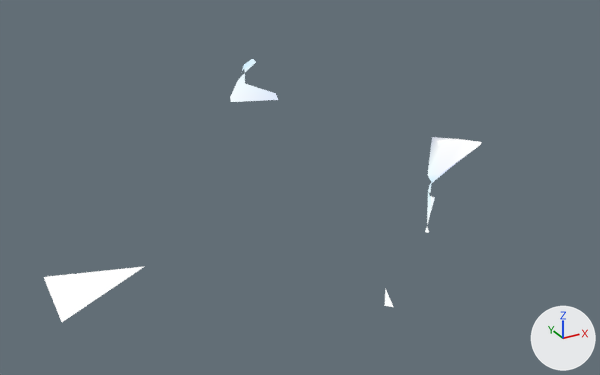
The glTF model TwinInspector/Assets/StreamingAssets/twin_demo/tiles/x-2_y2/lod2.glb: old version first, new version second.
Rendered twice from a 50 mm camera at (-42.46, 9.07, 11.31) aimed at (-33.83, 24.76, 3.47). Lighting does not change. The marker at lower right points along +X, +Y and +Z. The first picture is the older version.
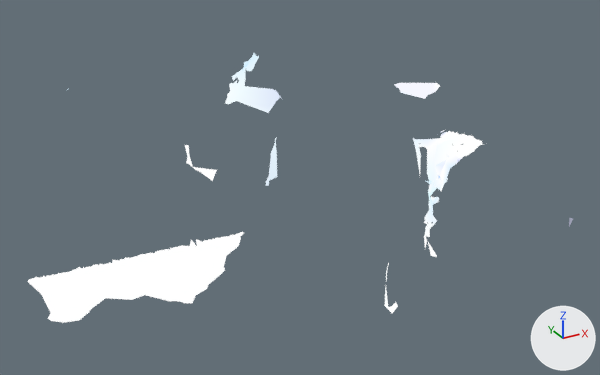
What differs and where, as boxes (x1, y1, x2, y2) in the pictures (600 x 375 px):
'Mesh_0', reshaped (24% wider)
    before: (44, 59, 482, 322)
    after: (28, 53, 573, 323)
part 1 of me_mesh_0, built on
    before: (230, 59, 482, 307)
    after: (225, 53, 483, 313)
part 2 of me_mesh_0, built on
    before: (44, 266, 145, 322)
    after: (28, 232, 244, 323)
part 3 of me_mesh_0, added
    after: (185, 145, 217, 181)

What changed in the scene script:
```text
Change me_mesh_0:
    used by ob_mesh_0; location = (0.0, 0.0, 0.0)
    remove me_mesh_0.from_pydata(...)  # 54 vertices, 64 faces; spans x -39.14..-30.0, y 22.59..29.96, z -0.18..6.05
    add me_mesh_0.from_pydata(...)  # 548 vertices, 639 faces; spans x -39.46..-29.84, y 19.95..30.25, z -0.24..6.73
    me_mesh_0 part 1: 5 vertices moved from x -34.03..-30.0, y 22.95..27.24, z 3.42..5.65 to x -34.27..-29.94, y 22.84..27.21, z 4.48..5.6; 30 vertices removed from x -34.43..-30.15, y 22.59..28.0, z 0.99..6.05; 345 vertices added at x -34.65..-29.84, y 22.44..28.03, z 0.84..6.32
    me_mesh_0 part 2: 3 vertices removed from x -39.01..-36.34, y 29.3..29.96, z -0.18..-0.11; 160 vertices added at x -39.46..-32.92, y 26.88..30.25, z -0.24..-0.08
    me_mesh_0 part 3: 14 vertices added at x -37.91..-37.57, y 20.69..21.65, z 5.95..6.28
    other edits to the shape of me_mesh_0 do not show in these pictures
```
